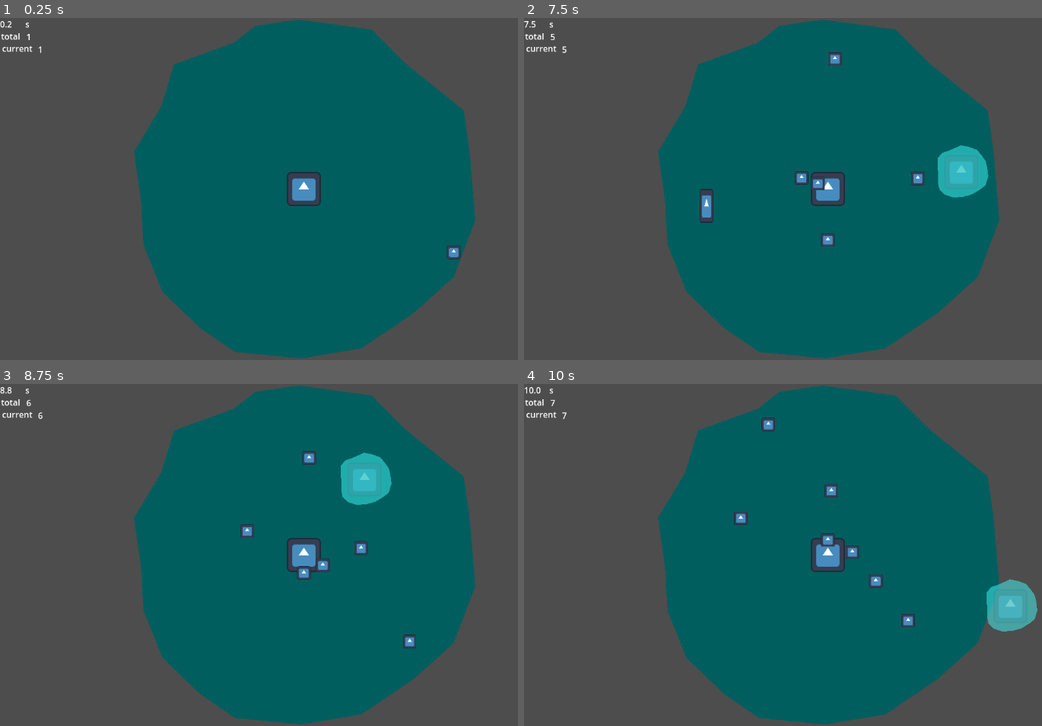
Above: before the commit, frames 1-4 (two rows, left to right).
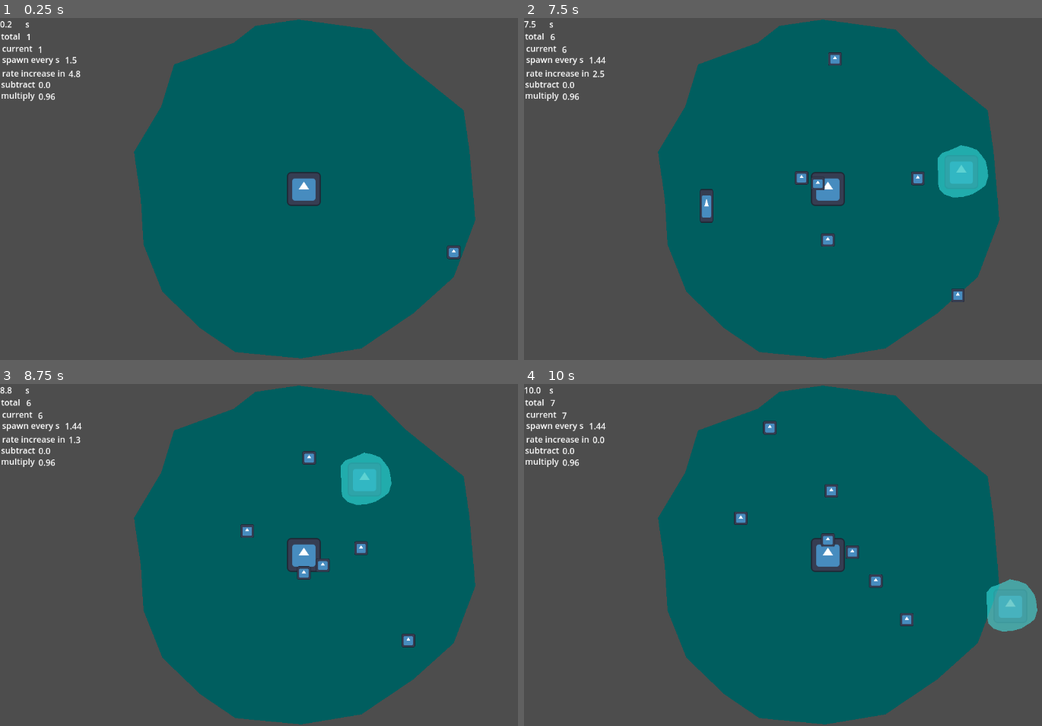
Above: after the commit, the same moments.

Repository: alifeee/loop
Game: Godot game, scene res://scenes/main.tscn
The game is run twice, just before and just after one commit, with the same random seed, the same clock (stepped at 60 frames per second) and the same inputs. The engine's default icon, where the game draws it, is replaced by a stand-in: a white triangle on a blue panel in a dark square.
Inputs (mouse positions are in pixels of both pictures, inside the frame that each line leads up to):
- Up to frame 1 (0.25 s): no input
- Up to frame 2 (7.5 s): tap Enter at 0.5 s; move the mouse to (959, 171) at 0.52 s; click (959, 171) at 0.67 s; move the mouse to (705, 206) at 1.27 s; click (705, 206) at 1.42 s; move the mouse to (886, 113) at 2.02 s; click (886, 113) at 2.17 s; move the mouse to (798, 257) at 2.77 s; click (798, 257) at 2.92 s; move the mouse to (1010, 240) at 3.52 s; click (1010, 240) at 3.67 s; move the mouse to (643, 137) at 4.27 s; click (643, 137) at 4.42 s; move the mouse to (860, 189) at 5.02 s; click (860, 189) at 5.17 s; move the mouse to (736, 103) at 5.77 s; click (736, 103) at 5.92 s; move the mouse to (959, 171) at 6.52 s; click (959, 171) at 6.67 s; move the mouse to (705, 206) at 7.27 s; click (705, 206) at 7.42 s
- Up to frame 3 (8.75 s): move the mouse to (362, 479) at 8.02 s; click (362, 479) at 8.17 s
- Up to frame 4 (10 s): move the mouse to (798, 623) at 8.77 s; click (798, 623) at 8.92 s; move the mouse to (1010, 606) at 9.52 s; click (1010, 606) at 9.67 s

The runs differ from the first frame. In frame 1, 0.5% of the frame differs, in the area x 0-16%, y 11-25%; in frame 2, 0.6%; in frame 3, 0.6%; in frame 4, 0.7%, in the area x 0-76%, y 9-72%.

Commit message:
add difficulty curve (rate timer)

Diff:
--- a/scenes/main.tscn
+++ b/scenes/main.tscn
@@ -21,14 +21,17 @@
 scale = Vector2(0.5, 0.5)
 texture = ExtResource("1_o5qli")
 
-[node name="Spawner" type="Node2D" parent="." node_paths=PackedStringArray("timer")]
+[node name="Spawner" type="Node2D" parent="." node_paths=PackedStringArray("timer", "ratetimer")]
 position = Vector2(576, 324)
 script = ExtResource("1_0wfyh")
 timer = NodePath("SpawnTimer")
+ratetimer = NodePath("RateTimer")
 
 [node name="SpawnTimer" type="Timer" parent="Spawner"]
 wait_time = 1.5
 autostart = true
+
+[node name="RateTimer" type="Timer" parent="Spawner"]
 
 [node name="Loop1" parent="." instance=ExtResource("5_tbgi4")]
 position = Vector2(-44, -48)
@@ -73,4 +76,56 @@
 offset_bottom = 69.0
 text = "current"
 
+[node name="CurrentRate" type="Label" parent="CanvasLayer"]
+offset_left = 123.0
+offset_top = 68.0
+offset_right = 163.0
+offset_bottom = 91.0
+
+[node name="Label4" type="Label" parent="CanvasLayer"]
+offset_left = 4.0
+offset_top = 67.0
+offset_right = 111.0
+offset_bottom = 90.0
+text = "spawn every s"
+
+[node name="RateIncrease" type="Label" parent="CanvasLayer"]
+offset_left = 130.0
+offset_top = 94.0
+offset_right = 170.0
+offset_bottom = 117.0
+
+[node name="Label5" type="Label" parent="CanvasLayer"]
+offset_left = 4.0
+offset_top = 93.0
+offset_right = 113.0
+offset_bottom = 116.0
+text = "rate increase in"
+
+[node name="RateSubtractLabel" type="Label" parent="CanvasLayer"]
+offset_left = 2.0
+offset_top = 114.0
+offset_right = 122.0
+offset_bottom = 137.0
+text = "subtract"
+
+[node name="RateSubtract" type="Label" parent="CanvasLayer"]
+offset_left = 73.0
+offset_top = 115.0
+offset_right = 113.0
+offset_bottom = 138.0
+
+[node name="RateMult" type="Label" parent="CanvasLayer"]
+offset_left = 73.0
+offset_top = 137.0
+offset_right = 113.0
+offset_bottom = 160.0
+
+[node name="RateMultLabel" type="Label" parent="CanvasLayer"]
+offset_left = 2.0
+offset_top = 135.0
+offset_right = 122.0
+offset_bottom = 158.0
+text = "multiply"
+
 [connection signal="timeout" from="Spawner/SpawnTimer" to="Spawner" method="_on_timer_timeout"]
--- a/scripts/portal.gd
+++ b/scripts/portal.gd
@@ -1,6 +1,10 @@
 extends Node2D
 
 @export var timer: Timer
+@export var ratetimer: Timer
+@export var rate_every_s: float = 5
+@export var rate_subtract_s: float = 0
+@export var rate_multiply: float = 0.96
 var rng = RandomNumberGenerator.new()
 var packeddemon: PackedScene
 
@@ -9,6 +13,15 @@
 	_on_timer_timeout()
 	Globals.pause_game.connect(stop_timer)
 	Globals.resume_game.connect(start_timer)
+	# rate
+	ratetimer.wait_time = rate_every_s
+	ratetimer.stop()
+	ratetimer.start()
+	ratetimer.timeout.connect(increase_rate)
+
+func increase_rate() -> void:
+	timer.wait_time += rate_subtract_s
+	timer.wait_time *= rate_multiply
 
 func stop_timer() -> void:
 	timer.stop()
--- a/scripts/userinterface.gd
+++ b/scripts/userinterface.gd
@@ -16,3 +16,15 @@
 
 	# enemies now
 	$CurrentEnemies.text = str(len(Globals.demons))
+
+	# current rate
+	$CurrentRate.text = str($"../Spawner/SpawnTimer".wait_time)
+
+	# current rate timer
+	$RateIncrease.text = str(snapped($"../Spawner/RateTimer".time_left, 0.1))
+
+	# rate subtract
+	$RateSubtract.text = str($"../Spawner".rate_subtract_s)
+
+	# rate mult
+	$RateMult.text = str($"../Spawner".rate_multiply)
